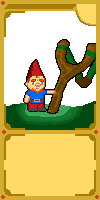
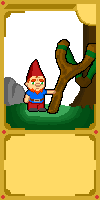
Layers edited between the first and the second w=100, h=200 image:
painted on "Capa de pintura 1" over (4, 24, 96, 130)
